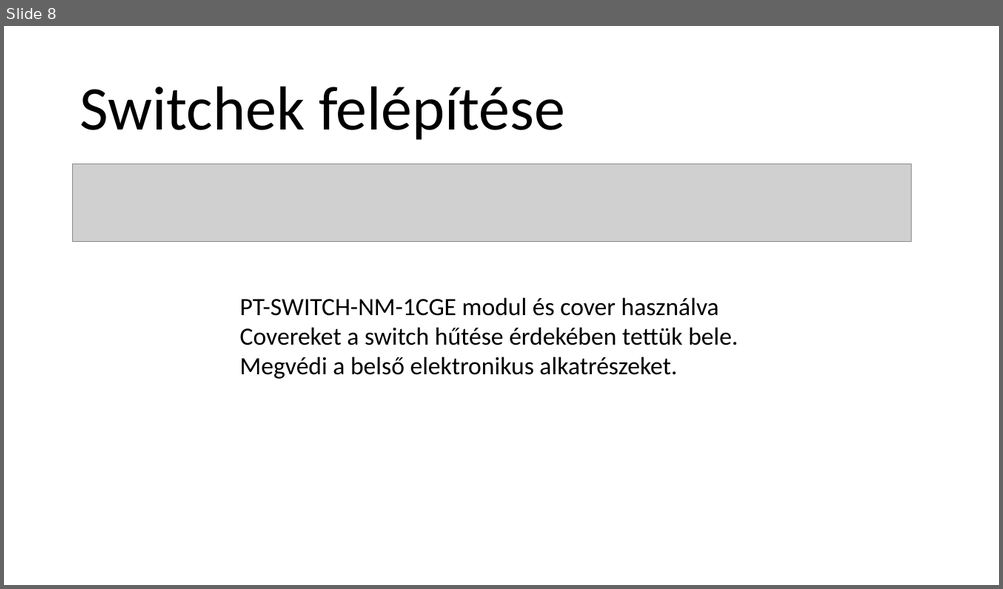
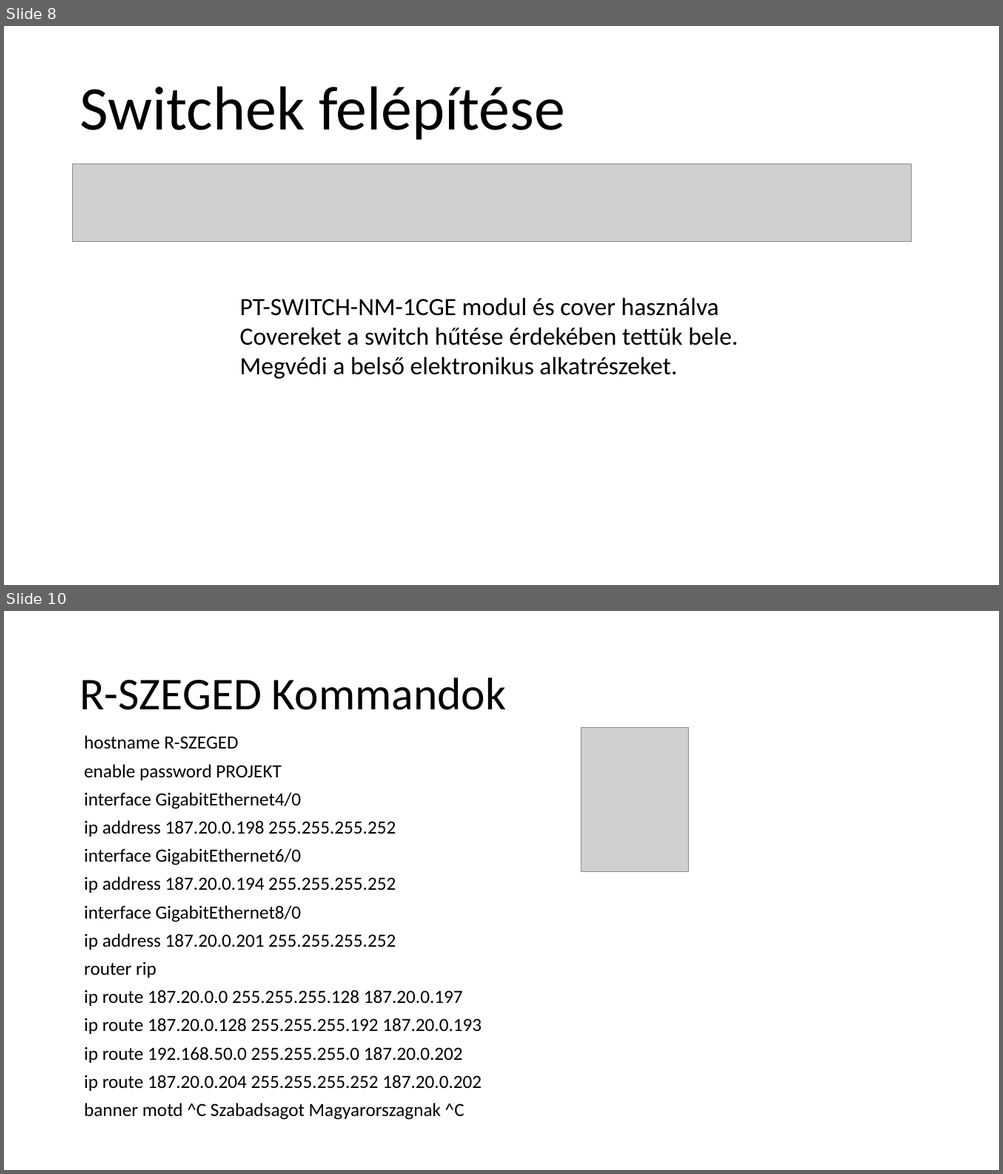
Before and after one commit to belain3d/halozatProjektek, a slide deck: PPT/2-3-Projektmunka.pptx. Shown one above the other, each under a label of ours: slide 8 before the commit, slides 8 and 10 after it; the slides between them are not shown. The pictures are 1003x589 and 1003x1174 pixels, drawn with LibreOffice and Linux fonts; fonts in the diff are those of the drawing; grey boxes stand for pictures. Boxes give left, top, right and bottom in pixels: in the first picture for what was removed or moved away, otherwise in the second. Text is boxed around its words. In the diff, an @@ line names an element or a change of style, - is before the commit and + after.

```diff
--- a/PPT/2-3-Projektmunka.pptx
+++ b/PPT/2-3-Projektmunka.pptx
@@ slide 10 added at box(4, 611, 999, 1170), background #FFFFFF @@
@@ title added at box(79, 678, 506, 710), 44 pt, text #000000 @@
+R-SZEGED Kommandok
@@ text added at box(84, 735, 481, 1120), 18 pt, text #000000 @@
+hostname R-SZEGED
+enable password PROJEKT
+interface GigabitEthernet4/0
+ip address 187.20.0.198 255.255.255.252
+interface GigabitEthernet6/0
+ip address 187.20.0.194 255.255.255.252
+interface GigabitEthernet8/0
+ip address 187.20.0.201 255.255.255.252
+router rip
+ip route 187.20.0.0 255.255.255.128 187.20.0.197
+ip route 187.20.0.128 255.255.255.192 187.20.0.193
+ip route 192.168.50.0 255.255.255.0 187.20.0.202
+ip route 187.20.0.204 255.255.255.252 187.20.0.202
+banner motd ^C Szabadsagot Magyarorszagnak ^C
@@ picture added at box(580, 727, 688, 872) @@
```
Also in this commit, not shown: 3 other slides added, 1 slide removed.
